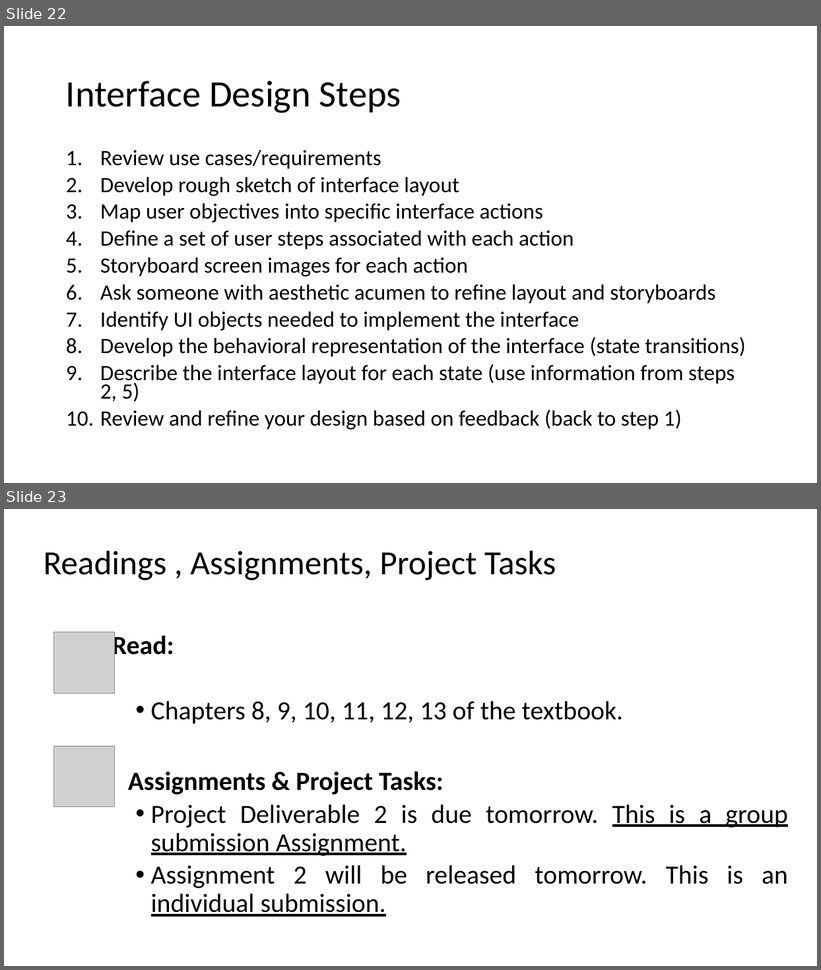
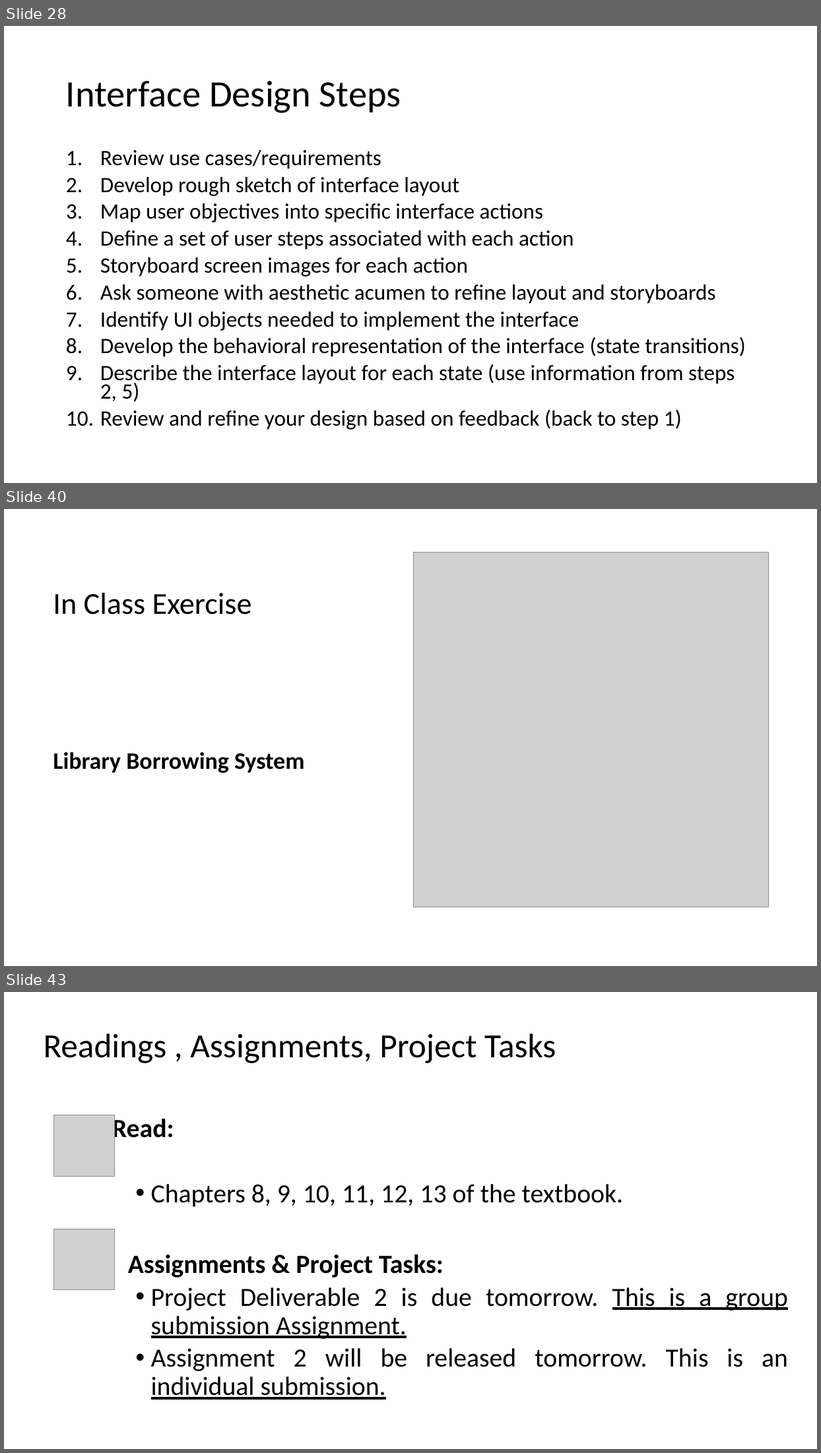
Before and after one commit to kthanasi-git/SW_Engineering, a slide deck: SOFTWARE ENGINEERING/SLIDES/9- Design Priciples III.pptx. Shown one above the other, each under a label of ours: slides 22 and 23 before the commit, slides 28, 40 and 43 after it; the slides between them are not shown. The pictures are 821x970 and 821x1453 pixels, drawn with LibreOffice and Linux fonts; fonts in the diff are those of the drawing; grey boxes stand for pictures. Boxes give left, top, right and bottom in pixels: in the first picture for what was removed or moved away, otherwise in the second. Text is boxed around its words. In the diff, an @@ line names an element or a change of style, - is before the commit and + after.

```diff
--- a/SOFTWARE ENGINEERING/SLIDES/9- Design Priciples III.pptx
+++ b/SOFTWARE ENGINEERING/SLIDES/9- Design Priciples III.pptx
@@ slide 40 added at (4,509,817,966), background #FFFFFF @@
@@ picture added at (413,553,768,908) @@
@@ title added at (53,593,252,615), 36 pt, text #000000 @@
+In Class Exercise
@@ text added at (53,752,304,773), 28 pt, text #000000, bold @@
+Library Borrowing System
@@ what was slide 22 is now slide 28 @@
@@ what was slide 23 is now slide 43 @@
```
Also in this commit, not shown: 1 slide changed, 19 other slides added, 6 other files.
